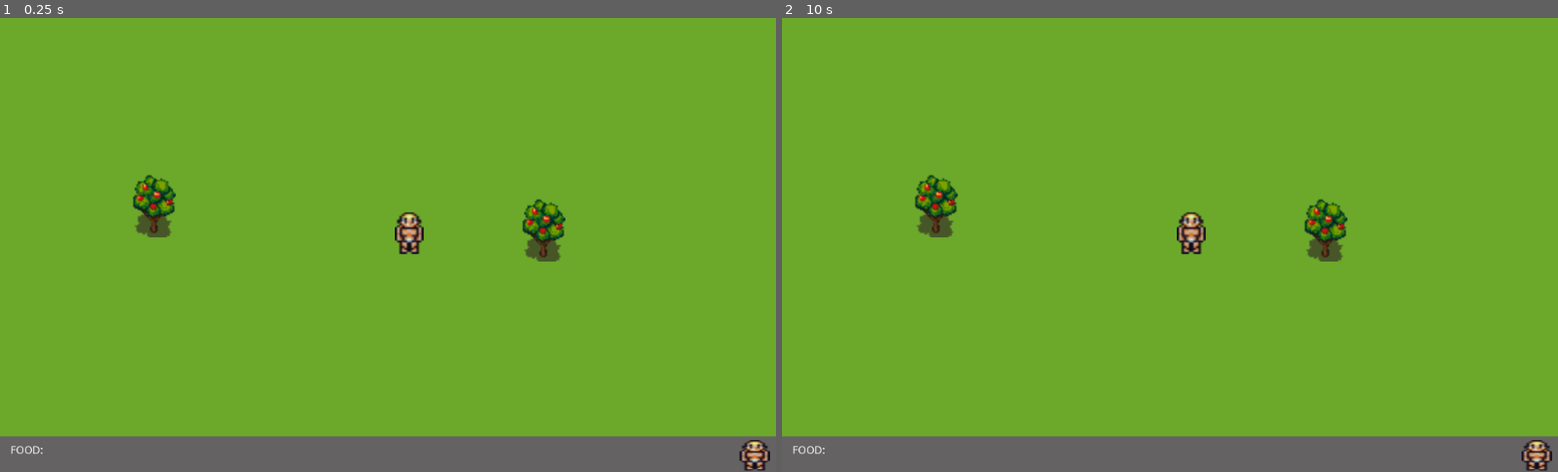
Above: before the commit, frames 1-2 (left to right).
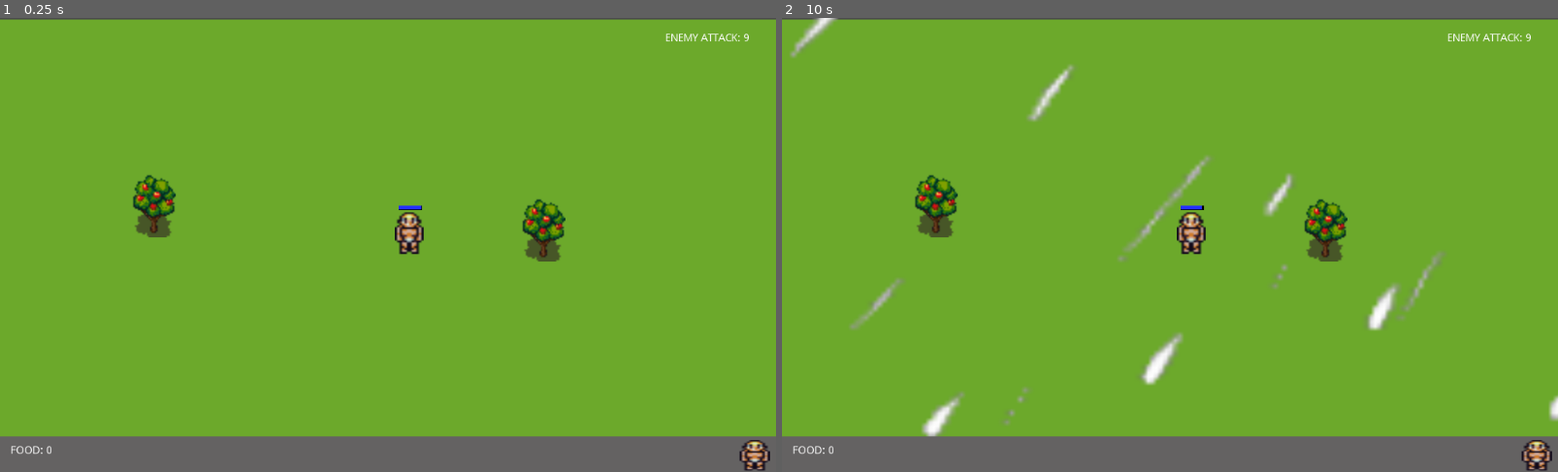
Above: after the commit, the same moments.

Repository: ZLean78/TheStoneAge
Game: Godot game, scene res://Scenes/Main/Main.tscn
Same seed, same stepped clock (60 frames per second), same inputs: the game is played once before the commit and once after it. This scene is started directly instead of the project's main scene.
Inputs (mouse positions are in pixels of both pictures, inside the frame that each line leads up to):
- Up to frame 1 (0.25 s): no input
- Up to frame 2 (10 s): click (1534, 453) at 0.5 s; click (1534, 453) at 1.25 s; click (1534, 453) at 2 s; tap Enter at 2.75, 4.25, 5.75 s; move the mouse to (1131, 335) at 2.77 s; tap R at 2.85, 8.85 s; click (1131, 335) at 2.92 s; tap Space at 3.5, 5, 6.5 s; drag from (1402, 313) to (1325, 226) at 3.52 s; move the mouse to (937, 176) at 4.27 s; tap 0 at 4.35 s; click (937, 176) at 4.42 s; drag from (1208, 245) to (937, 176) at 5.02 s; move the mouse to (1053, 131) at 5.77 s; tap 2 at 5.85 s; click (1053, 131) at 5.92 s; drag from (1340, 222) to (937, 204) at 6.52 s; move the mouse to (1014, 267) at 7.27 s; tap 4 at 7.35 s; click (1014, 267) at 7.42 s; drag from (1247, 145) to (1325, 226) at 8.02 s; move the mouse to (1131, 335) at 8.77 s; click (1131, 335) at 8.92 s; drag from (1402, 313) to (937, 204) at 9.52 s

The runs differ from the first frame. In frame 1, 0.6% of the frame differs, in the area x 0-100%, y 0-97%; in frame 2, 2.6%.
Error before the commit: Attempt to call function 'is_stopped' in base 'null instance' on a null instance. (res://Scenes/Unit/Unit.gd:80)
Error after the commit: Attempt to call function 'is_stopped' in base 'null instance' on a null instance. (res://Scenes/Unit/Unit.gd:86)

Commit message:
Stone Age Tests
Pruebas con problemas en la primera fase del juego.

Diff:
--- a/ZarateLeandro_Trabajo_Final_Programacion_III_The_Stone_Age_0_1/Scenes/Bar/Bar.gd
+++ b/ZarateLeandro_Trabajo_Final_Programacion_III_The_Stone_Age_0_1/Scenes/Bar/Bar.gd
@@ -17,6 +17,10 @@
 	if($Background.get_child(0).scale.x > 0):
 		$Background.get_child(0).scale.x -= 0.033
 
+func _increase_energy():
+	if($Background.get_child(0).scale.x < 30):
+		$Background.get_child(0).scale.x += 0.033
+
 # Called every frame. 'delta' is the elapsed time since the previous frame.
 #func _process(delta):
 #	pass
--- a/ZarateLeandro_Trabajo_Final_Programacion_III_The_Stone_Age_0_1/Scenes/Bar/Bar.tscn
+++ b/ZarateLeandro_Trabajo_Final_Programacion_III_The_Stone_Age_0_1/Scenes/Bar/Bar.tscn
@@ -8,10 +8,10 @@
 script = ExtResource( 3 )
 
 [node name="Background" type="Sprite" parent="."]
+scale = Vector2( 0.05, 0.05 )
 texture = ExtResource( 1 )
 centered = false
 
 [node name="Energy" type="Sprite" parent="Background"]
-position = Vector2( 0, 5 )
 texture = ExtResource( 2 )
 centered = false
--- a/ZarateLeandro_Trabajo_Final_Programacion_III_The_Stone_Age_0_1/Scenes/Game/Camera2D_1.gd
+++ b/ZarateLeandro_Trabajo_Final_Programacion_III_The_Stone_Age_0_1/Scenes/Game/Camera2D_1.gd
@@ -1,5 +1,6 @@
 extends Camera2D
 
+var its_raining = false
 
 const MAX_CAMERA_DISTANCE = 50.0
 const MAX_CAMERA_PERCENT = 0.1
@@ -14,18 +15,13 @@
 
 #export (NodePath) onready var camera = get_node(camera)
 
-
-
-
-
 func _unhandled_input(event):
-
-
 
 	if event is InputEventMouseButton && event.button_index == BUTTON_LEFT:
 		if event.pressed:
 			for unit in selected:
-				unit.collider.deselect()
+				if(!is_instance_valid(unit)):
+					unit.collider.deselect()
 			selected = []
 			dragging = true
 			drag_start = get_global_mouse_position()
@@ -44,7 +40,7 @@
 
 	if dragging:
 		if event is InputEventMouseMotion:
-			var drag_end=event.position
+			#var drag_end=event.position
 			select_draw.update_status(drag_start,get_global_mouse_position(),dragging)
 
 	if event is InputEventKey && event.scancode == KEY_C:
@@ -53,8 +49,6 @@
 
 
 func _process(_delta):
-
-
 
 	var the_children = get_tree().root.get_child(0).get_children()
 	var unit
@@ -82,3 +76,15 @@
 				camera_position = get_global_mouse_position()  + direction.normalized() * MAX_CAMERA_DISTANCE
 
 	global_position = lerp(global_position, camera_position, CAMERA_SPEED)
+
+
+func _set_its_raining(var _its_raining):
+	its_raining = _its_raining
+
+	if(its_raining):
+		$AnimatedSprite.visible = true
+		if(!$AnimatedSprite.playing):
+			$AnimatedSprite.play("default")
+	else:
+		$AnimatedSprite.visible = false
+		$AnimatedSprite.stop()
--- a/ZarateLeandro_Trabajo_Final_Programacion_III_The_Stone_Age_0_1/Scenes/Game/Game.gd
+++ b/ZarateLeandro_Trabajo_Final_Programacion_III_The_Stone_Age_0_1/Scenes/Game/Game.gd
@@ -1,8 +1,8 @@
 extends Node2D
 
 var unit_count = 1
-
 var food_points = 0
+var its_raining = false
 #
 #var dragging = false
 #var selected = []
@@ -11,11 +11,14 @@
 
 #onready var select_draw = $SelectDraw
 
+onready var food_timer = $food_timer
+onready var tile_map = $TileMap
+export (PackedScene) var Unit
 
-
-onready var tile_map = $TileMap
-
-export (PackedScene) var Unit
+func _process(delta):
+	$The_Canvas._set_enemy_attack(int($Rain_Timer.time_left))
+	$The_Canvas._set_food_points(int(food_points))
+	$Camera2D_1._set_its_raining(its_raining)
 
 
 
@@ -50,7 +53,7 @@
 	#get_viewport().set_size_override_stretch(true) # Enable stretch for custom size.
 
 func _create_unit():
-	if food_points >=30:
+	if food_points >=15:
 		var new_Unit = Unit.instance()
 		unit_count+=1
 		new_Unit.position = Vector2(get_viewport().size.x/2,get_viewport().size.y/2)
@@ -59,24 +62,69 @@
 		else:
 			new_Unit.is_girl=false
 		tile_map.add_child(new_Unit)
-		food_points-=30
-		var label = $CanvasLayer.get_child(0).get_child(0).get_child(1)
-		label.text = "FOOD: " + str(food_points)
+		food_points-=15
+
+
 
 func _collect_food():
+	var all_units=[]
+	var all_trees=[]
 	var children = get_tree().root.get_child(0).get_children()
 
 	for a_node in children:
-		if a_node.get_class() == "KinematicBody2D" && a_node.can_add:
+		if a_node.get_class() == "KinematicBody2D":
+			if(a_node.can_add):
+				all_units.append(a_node)
+				print(a_node)
+				for another_node in children:
+					if "fruit_tree" in another_node.name:
+						all_trees.append(another_node)
+						print(another_node)
+						for a_unit in all_units:
+							for a_tree in all_trees:
+								if a_tree.is_touching && !a_tree.is_empty && a_unit.can_add:
+									var the_tree = a_tree
+									var the_unit = a_unit
+									the_unit.food_points +=1
+									the_tree.points-=1
+									if the_tree.points <= 0:
+										the_tree.is_empty = true
+										food_points+=the_unit.food_points
+										the_unit.food_points = 0
 
-			for another_node in children:
-				if ("fruit_tree" in another_node.name) && another_node.is_touching && another_node.is_empty == false:
-					food_points +=1
-					var label = $CanvasLayer.get_child(0).get_child(0).get_child(1)
-					label.text = "FOOD: " + str(food_points)
-					another_node.points-=1
-					if another_node.points <= 0:
-						another_node.is_empty = true
+
+
+
+func _to_get_damage():
+	var all_units=[]
+	var all_trees=[]
+	var children = get_tree().root.get_child(0).get_children()
+
+
+	for a_node in children:
+		if a_node.get_class() == "KinematicBody2D":
+			if its_raining:
+				a_node.its_raining = true
+
+
+#func _get_damage():
+#	var all_units=[]
+#	var sheltered_units=[]
+#	var unsheltered_units=[]
+#	var children = get_tree().root.get_child(0).get_children()
+#
+#	for a_node in children:
+#		if a_node.get_class() == "KinematicBody2D":
+#			if(its_raining && !a_node.is_sheltered):
+#				unsheltered_units.append(a_node)
+#				for u_node in unsheltered_units:
+#					if(u_node.energy_points>0):
+#						u_node.energy_points-=1
+#						u_node.get_child(4)._decrease_energy()
+#					else:
+#						u_node.queue_free()
+
+
 
 
 
@@ -85,12 +133,23 @@
 func _on_CreateCitizen_pressed():
 	_create_unit()
 
+func _on_food_timer_timeout():
+	_collect_food()
+	_to_get_damage()
+
+func _rain_pour():
+	if(!its_raining):
+		its_raining=true
+	else:
+		its_raining=false
 
 
 
-func _on_food_timer_timeout():
-	_collect_food()
 
 
-func _on_fruit_tree_fruit_tree_entered():
-	pass # Replace with function body.
+
+
+func _on_Rain_Timer_timeout():
+	_rain_pour()
+
+	#$Rain_Timer.start()
--- a/ZarateLeandro_Trabajo_Final_Programacion_III_The_Stone_Age_0_1/Scenes/Game/Game.tscn
+++ b/ZarateLeandro_Trabajo_Final_Programacion_III_The_Stone_Age_0_1/Scenes/Game/Game.tscn
@@ -12,6 +12,8 @@
 [ext_resource path="res://Scenes/Game/rain1.png" type="Texture" id=10]
 [ext_resource path="res://Scenes/Game/rain2.png" type="Texture" id=11]
 [ext_resource path="res://Scenes/Game/rain3.png" type="Texture" id=12]
+[ext_resource path="res://Scenes/Game/The_Canvas.gd" type="Script" id=13]
+[ext_resource path="res://Scenes/Game/The_Control.gd" type="Script" id=14]
 
 [sub_resource type="TileSet" id=1]
 0/name = "grass.png 0"
@@ -42,6 +44,7 @@
 Unit = ExtResource( 2 )
 
 [node name="TileMap" type="TileMap" parent="."]
+position = Vector2( 0, 1 )
 tile_set = SubResource( 1 )
 cell_size = Vector2( 32, 32 )
 format = 1
@@ -71,19 +74,19 @@
 script = ExtResource( 7 )
 
 [node name="AnimatedSprite" type="AnimatedSprite" parent="Camera2D_1"]
-visible = false
-position = Vector2( -1, 1 )
-scale = Vector2( 1.37692, 1.31081 )
+scale = Vector2( 3, 3 )
 frames = SubResource( 2 )
 
-[node name="CanvasLayer" type="CanvasLayer" parent="."]
+[node name="The_Canvas" type="CanvasLayer" parent="."]
+script = ExtResource( 13 )
 
-[node name="Control" type="Control" parent="CanvasLayer"]
+[node name="The_Control" type="Control" parent="The_Canvas"]
 margin_top = -4.0
 margin_right = 40.0
 margin_bottom = 36.0
+script = ExtResource( 14 )
 
-[node name="Rectangle" type="ColorRect" parent="CanvasLayer/Control"]
+[node name="Rectangle" type="ColorRect" parent="The_Canvas/The_Control"]
 show_behind_parent = true
 margin_top = 557.0
 margin_right = 1024.0
@@ -93,7 +96,7 @@
 color = Color( 0.396078, 0.388235, 0.388235, 1 )
 script = ExtResource( 9 )
 
-[node name="CreateCitizen" type="TextureButton" parent="CanvasLayer/Control/Rectangle"]
+[node name="CreateCitizen" type="TextureButton" parent="The_Canvas/The_Control/Rectangle"]
 margin_left = 976.0
 margin_top = 5.0
 margin_right = 1016.0
@@ -102,13 +105,22 @@
 expand = true
 script = ExtResource( 6 )
 
-[node name="Label" type="Label" parent="CanvasLayer/Control/Rectangle"]
+[node name="Label" type="Label" parent="The_Canvas/The_Control/Rectangle"]
 margin_left = 14.0
 margin_top = 12.0
-margin_right = 86.0
+margin_right = 120.0
 margin_bottom = 43.0
 text = "FOOD:
 "
+
+[node name="Timer_Label" type="Label" parent="The_Canvas/The_Control"]
+margin_left = 878.0
+margin_top = 24.0
+margin_right = 979.0
+margin_bottom = 58.0
+text = "ENEMY ATTACK:
+000"
+align = 1
 
 [node name="fruit_tree2" parent="." instance=ExtResource( 8 )]
 position = Vector2( 533, 498 )
@@ -125,11 +137,17 @@
 [node name="fruit_tree6" parent="." instance=ExtResource( 8 )]
 position = Vector2( 100, 123 )
 
+[node name="Rain_Timer" type="Timer" parent="."]
+wait_time = 10.0
+autostart = true
+
 [connection signal="timeout" from="food_timer" to="." method="_on_food_timer_timeout"]
 [connection signal="fruit_tree_entered" from="fruit_tree" to="Unit" method="_on_fruit_tree_fruit_tree_entered"]
-[connection signal="pressed" from="CanvasLayer/Control/Rectangle/CreateCitizen" to="." method="_on_CreateCitizen_pressed"]
+[connection signal="fruit_tree_exited" from="fruit_tree" to="Unit" method="_on_fruit_tree_fruit_tree_exited"]
+[connection signal="pressed" from="The_Canvas/The_Control/Rectangle/CreateCitizen" to="." method="_on_CreateCitizen_pressed"]
 [connection signal="fruit_tree_entered" from="fruit_tree2" to="Unit" method="_on_fruit_tree_fruit_tree_entered"]
 [connection signal="fruit_tree_entered" from="fruit_tree3" to="Unit" method="_on_fruit_tree_fruit_tree_entered"]
 [connection signal="fruit_tree_entered" from="fruit_tree4" to="Unit" method="_on_fruit_tree_fruit_tree_entered"]
 [connection signal="fruit_tree_entered" from="fruit_tree5" to="Unit" method="_on_fruit_tree_fruit_tree_entered"]
 [connection signal="fruit_tree_entered" from="fruit_tree6" to="Unit" method="_on_fruit_tree_fruit_tree_entered"]
+[connection signal="timeout" from="Rain_Timer" to="." method="_on_Rain_Timer_timeout"]
--- a/ZarateLeandro_Trabajo_Final_Programacion_III_The_Stone_Age_0_1/Scenes/Game/Rectangle.gd
+++ b/ZarateLeandro_Trabajo_Final_Programacion_III_The_Stone_Age_0_1/Scenes/Game/Rectangle.gd
@@ -1,19 +1,14 @@
 extends ColorRect
 
-
-# Declare member variables here. Examples:
-# var a = 2
-# var b = "text"
-
+var food_points = 0
 
 # Called when the node enters the scene tree for the first time.
 func _ready():
 	pass # Replace with function body.
 
-#func _process(delta):
-#	var screen_coord = get_viewport_transform() * (get_global_transform() * rect_scale)
+func _set_food_points(var _food_points):
+	food_points=_food_points
+	_set_label_food_points(food_points)
 
-
-# Called every frame. 'delta' is the elapsed time since the previous frame.
-#func _process(delta):
-#	pass
+func _set_label_food_points(var _food_points):
+	$Label.text = "FOOD: " + str(_food_points)
--- /dev/null
+++ b/ZarateLeandro_Trabajo_Final_Programacion_III_The_Stone_Age_0_1/Scenes/Game/The_Canvas.gd
@@ -0,0 +1,30 @@
+extends CanvasLayer
+
+
+# Declare member variables here. Examples:
+# var a = 2
+# var b = "text"
+
+var food_points=0
+var enemy_attack=0
+
+# Called when the node enters the scene tree for the first time.
+func _ready():
+	pass # Replace with function body.
+
+func _set_food_points(var _food_points):
+	food_points = _food_points
+	_set_control_food_points(food_points)
+
+func _set_enemy_attack(var _enemy_attack):
+	enemy_attack = _enemy_attack
+	_set_control_enemy_attack(enemy_attack)
+
+func _set_control_food_points(var _food_points):
+	$The_Control._set_food_points(food_points)
+
+func _set_control_enemy_attack(var _enemy_attack):
+	$The_Control.enemy_attack = _enemy_attack
+# Called every frame. 'delta' is the elapsed time since the previous frame.
+#func _process(delta):
+#	pass
--- /dev/null
+++ b/ZarateLeandro_Trabajo_Final_Programacion_III_The_Stone_Age_0_1/Scenes/Game/The_Control.gd
@@ -0,0 +1,22 @@
+extends Control
+
+var food_points = 0
+var enemy_attack = 0
+
+
+func _process(_delta):
+	_set_Timer_Label_enemy_attack(enemy_attack)
+
+func _set_food_points(var _food_points):
+	food_points=_food_points
+	_set_Rectangle_food_points(food_points)
+
+func _set_enemy_attack(var _enemy_attack):
+	enemy_attack=_enemy_attack
+	_set_Timer_Label_enemy_attack(enemy_attack)
+
+func _set_Rectangle_food_points(var _food_points):
+	$Rectangle._set_food_points(food_points)
+
+func _set_Timer_Label_enemy_attack(var _enemy_attack):
+	$Timer_Label.text = "ENEMY ATTACK: " + str(_enemy_attack)
--- a/ZarateLeandro_Trabajo_Final_Programacion_III_The_Stone_Age_0_1/Scenes/Menu/Menu.gd
+++ b/ZarateLeandro_Trabajo_Final_Programacion_III_The_Stone_Age_0_1/Scenes/Menu/Menu.gd
@@ -1,21 +1,5 @@
 extends Node2D
 
-
-# Declare member variables here. Examples:
-# var a = 2
-# var b = "text"
-
-
-
-
-# Called when the node enters the scene tree for the first time.
-func _ready():
-	pass # Replace with function body.
-
-
-# Called every frame. 'delta' is the elapsed time since the previous frame.
-#func _process(delta):
-#	pass
 
 
 func _on_Start_pressed():
--- a/ZarateLeandro_Trabajo_Final_Programacion_III_The_Stone_Age_0_1/Scenes/Unit/Unit.gd
+++ b/ZarateLeandro_Trabajo_Final_Programacion_III_The_Stone_Age_0_1/Scenes/Unit/Unit.gd
@@ -4,20 +4,24 @@
 
 export (float) var SPEED = 0.0
 export (float) var MAX_HEALTH = 100.0
+onready var food_timer = get_tree().root.get_child(0).get_child(2)
 onready var health = MAX_HEALTH
 
 var food_points = 0
+var energy_points = 30
 var dragging = true
 
 var is_flipped = false
 var click_relative = 16
 var dead = false
+var is_dressed = false
 
 #Variables agregadas
 var device_number = 0
 var motion = Vector2()
 var velocity = Vector2()
 var touch_enabled = false
+var is_sheltered = false
 var is_girl = false
 
 
@@ -27,7 +31,7 @@
 
 var can_add_multiple = false
 
-
+var its_raining = false
 
 signal health_change
 signal im_dead
@@ -36,6 +40,8 @@
 var selected = false
 
 var screensize = Vector2(ProjectSettings.get("display/window/size/width"),ProjectSettings.get("display/window/size/height"))
+
+onready var all_timer = $All_Timer
 
 func _ready():
 
@@ -54,7 +60,7 @@
 	position.x = clamp(position.x,0,screensize.x)
 	position.y = clamp(position.y,0,screensize.y)
 
-	var food_timer = get_tree().root.get_child(0).get_child(2)
+
 	# Orientar al player.
 	if velocity.x<0:
 		if(is_flipped==false):
@@ -77,8 +83,10 @@
 	else:
 		$sprite.stop()
 
-		if(food_timer.is_stopped()):
-			food_timer.start()
+	if(food_timer.is_stopped()):
+		food_timer.start()
+
+	_get_damage()
 
 
 
@@ -137,7 +145,7 @@
 		$sprite.animation = "female_idle1"
 
 
-func _on_Target_Position1_body_entered(body):
+func _on_Target_Position1_body_entered(_body):
 	velocity = Vector2(0,0)
 	if !is_girl:
 		$sprite.animation = "male_idle1"
@@ -233,15 +241,24 @@
 				$sprite.animation = "female_idle1"
 
 
-
+func _get_damage():
+	if(its_raining && !is_sheltered):
+		if(energy_points>0):
+			energy_points-=1
+			$Bar._decrease_energy()
+		else:
+			deselect()
+			queue_free()
 
 func _on_fruit_tree_fruit_tree_entered():
 	can_add = true
+	is_sheltered = true
 	#get_tree().root.get_child(0)._collect_food()
 
 
 func _on_fruit_tree_fruit_tree_exited():
 	can_add = false
+	is_sheltered = false
 
 
 
@@ -249,3 +266,11 @@
 func _on_player_mouse_entered():
 	if device_number == 2:
 		selected = true
+
+
+
+
+
+
+func _on_All_Timer_timeout():
+	pass
--- a/ZarateLeandro_Trabajo_Final_Programacion_III_The_Stone_Age_0_1/Scenes/Unit/Unit.tscn
+++ b/ZarateLeandro_Trabajo_Final_Programacion_III_The_Stone_Age_0_1/Scenes/Unit/Unit.tscn
@@ -1,9 +1,10 @@
-[gd_scene load_steps=7 format=2]
+[gd_scene load_steps=8 format=2]
 
 [ext_resource path="res://Scenes/Unit/UnitFrames.tres" type="SpriteFrames" id=1]
 [ext_resource path="res://Scenes/Unit/selected.png" type="Texture" id=2]
 [ext_resource path="res://Scenes/Unit/Unit.gd" type="Script" id=3]
 [ext_resource path="res://Scenes/Unit/Mouse_Control.gd" type="Script" id=4]
+[ext_resource path="res://Scenes/Bar/Bar.tscn" type="PackedScene" id=5]
 
 [sub_resource type="RectangleShape2D" id=1]
 extents = Vector2( 9.875, 12.5 )
@@ -32,3 +33,10 @@
 
 [node name="Mouse_Control" type="Node" parent="."]
 script = ExtResource( 4 )
+
+[node name="Bar" parent="." instance=ExtResource( 5 )]
+position = Vector2( -7, -19 )
+
+[node name="All_Timer" type="Timer" parent="."]
+
+[connection signal="timeout" from="All_Timer" to="." method="_on_All_Timer_timeout"]
Not shown: 1 places in ZarateLeandro_Trabajo_Final_Programacion_III_The_Stone_Age_0_1/Scenes/Game/Game.tscn that only renumber resources
